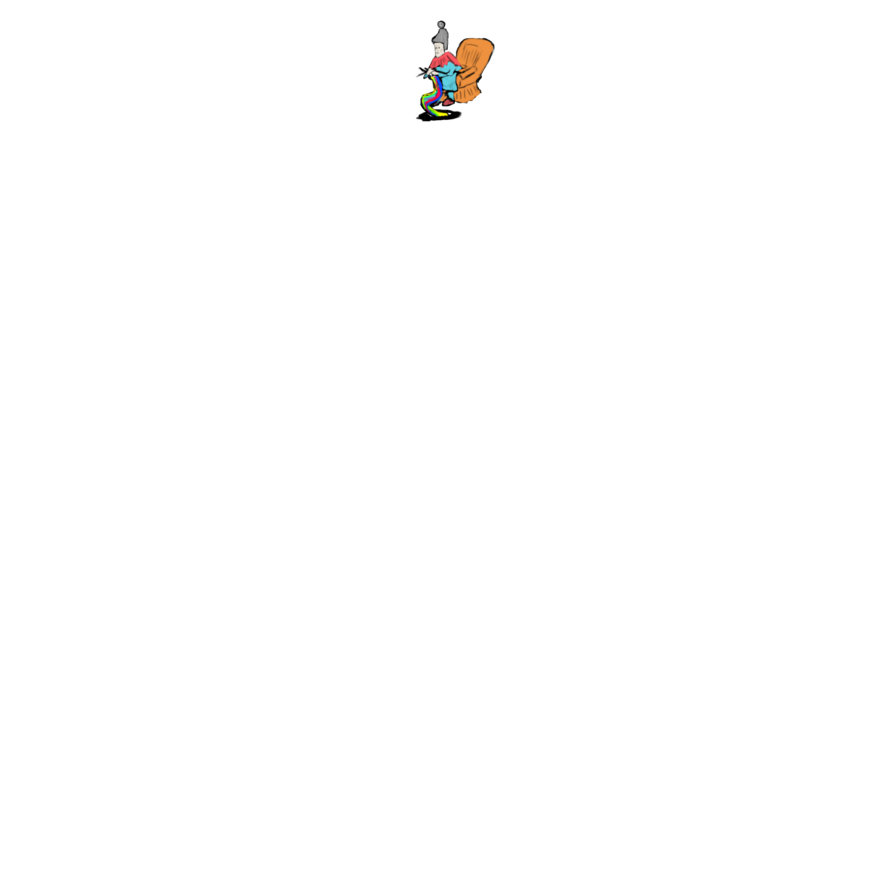
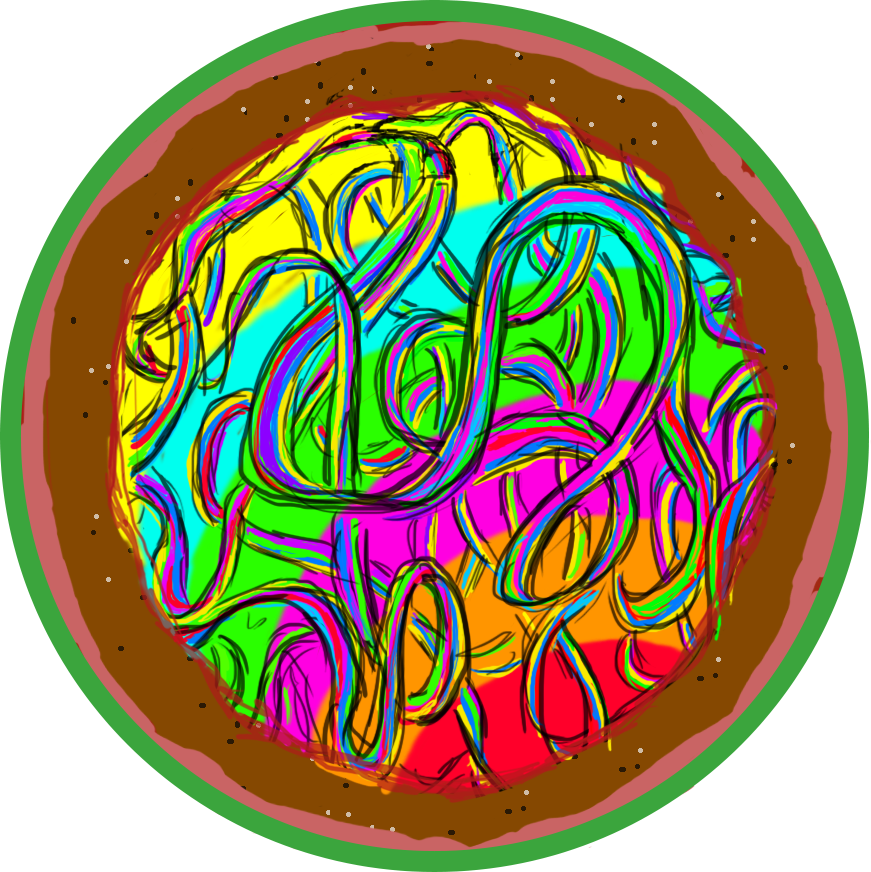
Layer changes from the first 871x872 image to the second:
hid "granny1" over [left=415, top=20, right=495, bottom=122]
hid "granny2" over [left=415, top=20, right=495, bottom=122]
showed "world" over [left=0, top=0, right=871, bottom=872]
added layer "Pasted Layer" over [left=12, top=11, right=849, bottom=863]
